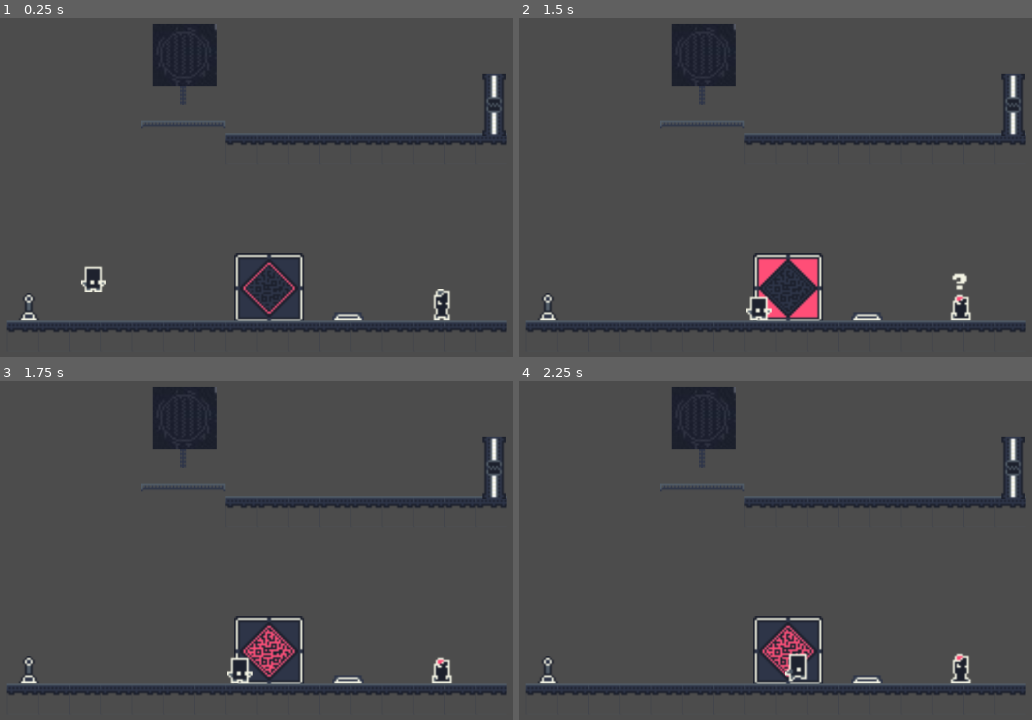
Above: before the commit, frames 1-4 (two rows, left to right).
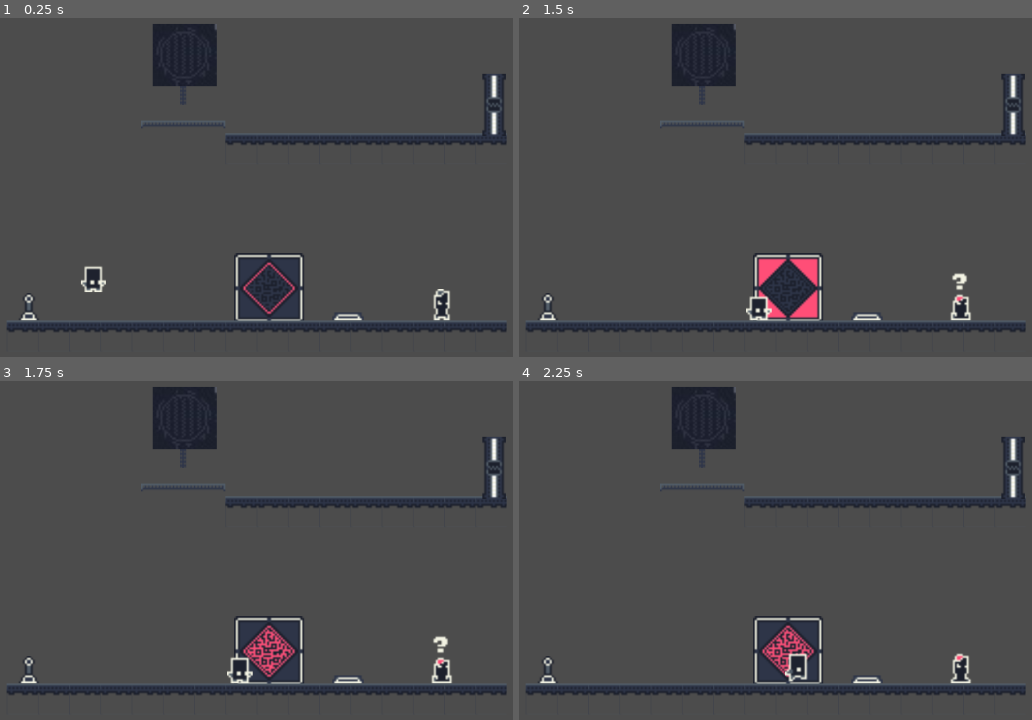
Above: after the commit, the same moments.

Repository: JuanG10/minion3
Game: Godot game, scene res://escenas/niveles/Tutorial_placas_de_presion.tscn
The game is run twice, just before and just after one commit, with the same random seed, the same clock (stepped at 60 frames per second) and the same inputs. The project has no main scene, so this scene is started directly.
Inputs:
- Up to frame 1 (0.25 s): no input
- Up to frame 2 (1.5 s): tap Enter at 0.5 s; hold Right (ui_right) 0.53-1.28 s; tap X (Accionar_palanca) at 0.6, 1.35 s; hold Down (ui_down) from 1.28 s (still down)
- Up to frame 3 (1.75 s): keep holding Down (ui_down)
- Up to frame 4 (2.25 s): release Down (ui_down) at 2.03 s; hold Right (ui_right) from 2.03 s (still down); tap X (Accionar_palanca) at 2.1 s

Frames 1-2 are identical in both runs. In frame 3, 0.1% of the frame differs, in the area x 84-88%, y 75-81%; in frame 4, nothing differs.

Commit message:
comentariosYPequeñasModificacionesALosSignos

Diff:
--- a/scripts/Puerta.gd
+++ /dev/null
@@ -1,17 +0,0 @@
-extends Sprite
-
-var puerta_abierta = false
-var puerta_cerrada = false
-
-func _physics_process(delta):
-	if puerta_abierta:
-		$AnimatedSprite.play()
-	elif puerta_cerrada:
-		$AnimatedSprite.play("",true)
-
-func puerta_abierta():
-	puerta_abierta = true
-
-func puerta_cerrada():
-	puerta_abierta = false
-	puerta_cerrada = true
--- a/scripts/Punctuation_marks.gd
+++ /dev/null
@@ -1,20 +0,0 @@
-extends Node2D
-
-onready var exclamation = preload("res://sprites/exclamation.png")
-onready var question = preload("res://sprites/question.png")
-
-const START_HEIGHT:Vector2 = Vector2(0,15)
-
-func start_question_mark(pos:Vector2)->void:
-	_create_mark(pos,question)
-
-func start_exclamation_mark(pos:Vector2)->void:
-	_create_mark(pos,exclamation)
-
-func _create_mark(pos:Vector2, image)->void:
-	print("Entró a _create_mark")
-	var new_mark = Sprite.new()
-	new_mark.texture = image
-	get_tree().get_root().add_child(new_mark)
-	new_mark.position = pos - START_HEIGHT
-	print("Después de asignar posición")
--- a/scripts/Robot_station.gd
+++ b/scripts/Robot_station.gd
@@ -2,10 +2,11 @@
 
 export (Array, int) var character_id_to_activate:Array
 onready var animation:AnimatedSprite =$Robot_station_col/Robot_station_animation
-var was_active = false # Para que solo se active una vez.
+var was_active:bool = false # Para que solo se active una vez.
+var characters_group:Array
 
 func _on_Robot_station_body_entered(body)->void:
-	var characters_group = get_tree().get_nodes_in_group("characters")
+	characters_group = get_tree().get_nodes_in_group("characters")
 	if !was_active && characters_group.has(body):
 		animation.play("activation")
 		get_tree().call_group("characters","activate",character_id_to_activate)
--- a/scripts/Signs.gd
+++ b/scripts/Signs.gd
@@ -4,30 +4,32 @@
 onready var question = preload("res://sprites/question.png")
 
 const START_HEIGHT:Vector2 = Vector2(0,12)
+const TIME_Q_SIGN:float = 0.75 # Tiempos para pasar al mensaje _create_sign,
+const TIME_E_SIGN:float = 0.4 # Son parámetros para que sea reutilizable.
 var timer_name:String
 var spr_name:String
 
 func start_exclamation_sign(pos:Vector2, new_timer_name:String, new_spr_name:String)->void:
-	_create_sign(pos, exclamation, new_timer_name, new_spr_name)
+	_create_sign(pos, exclamation, new_timer_name, new_spr_name, TIME_E_SIGN)
 
 func start_question_sign(pos:Vector2, new_timer_name:String, new_spr_name:String)->void:
-	_create_sign(pos, question, new_timer_name, new_spr_name)
+	_create_sign(pos, question, new_timer_name, new_spr_name, TIME_Q_SIGN)
 
-func _create_sign(pos:Vector2, image, new_timer_name:String, new_spr_name:String)->void:
+func _create_sign(pos:Vector2, image, new_timer_name:String, new_spr_name:String, time:float)->void:
 	timer_name = new_timer_name
 	spr_name = new_spr_name
 	var root:Node = get_tree().get_root()
-	var timer:Timer = _create_timer()
+	var timer:Timer = _create_timer(time)
 	var new_sign:Sprite = _create_sprite(image)
 	root.add_child(new_sign)
 	root.add_child(timer)
 	timer.start()
 	new_sign.position = pos - START_HEIGHT
 
-func _create_timer()->Timer:
+func _create_timer(time)->Timer:
 	var new_timer:Timer = Timer.new()
 	new_timer.set_one_shot(true)
-	new_timer.set_wait_time(0.35)
+	new_timer.set_wait_time(time)
 	new_timer.connect("timeout",self,"_on_timer_timeout")
 	new_timer.set_name(timer_name)
 	return new_timer
